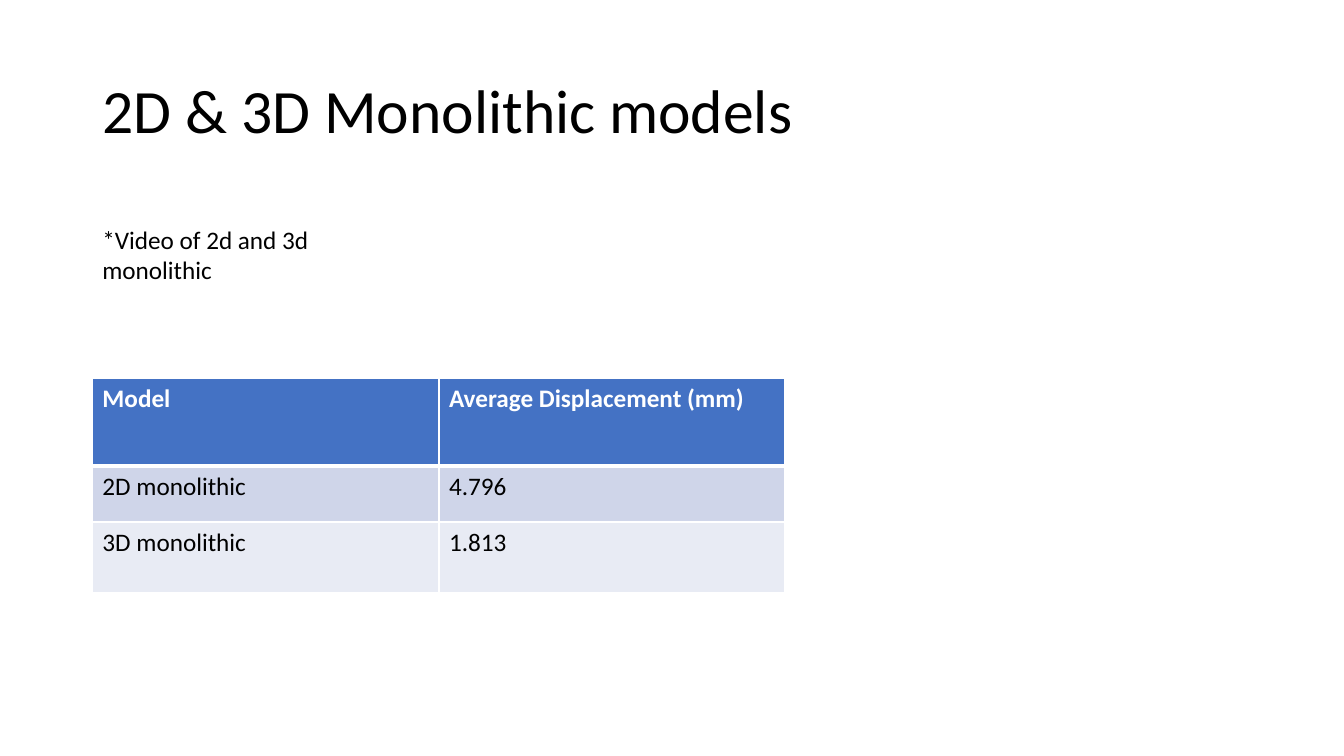
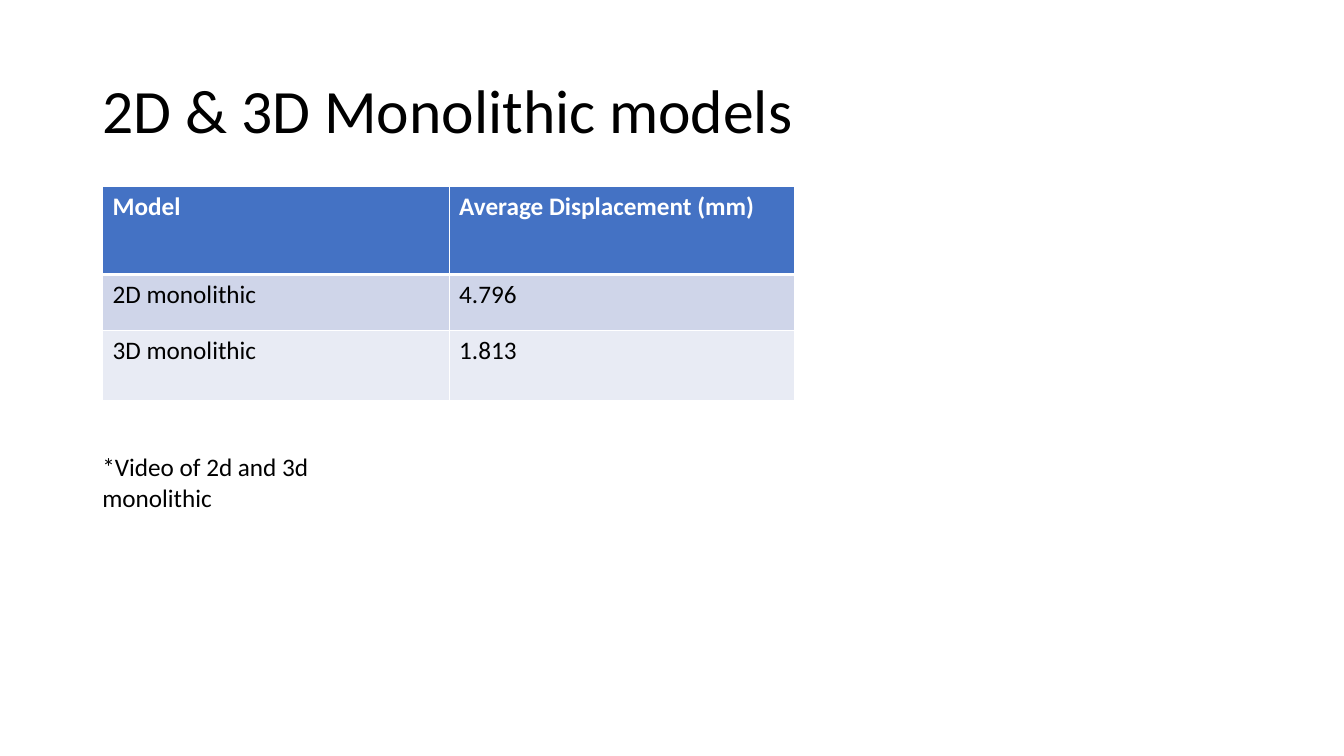
Before and after one commit to amoudes/HVI, a slide deck: slide 8 of finalpresentation.pptm. Drawn at 1344x756 pixels with LibreOffice and Linux fonts; fonts in the diff are those of the drawing. Boxes give left, top, right and bottom in pixels: in the first picture for what was removed or moved away, otherwise in the second. Text is boxed around its words. In the diff, an @@ line names an element or a change of style, - is before the commit and + after.

```diff
--- a/finalpresentation.pptm
+++ b/finalpresentation.pptm
@@ table: place and size @@
-table at <box>93,378,784,593</box>
+table at <box>103,187,795,401</box>
@@ text "*Video of 2d and 3d ...": place and size @@
-text "*Video of 2d and 3d ..." at <box>102,231,308,279</box>
+text "*Video of 2d and 3d ..." at <box>102,458,308,507</box>
```
Also in this commit, not shown: 1 slide added, 1 slide removed, 2 other files.
